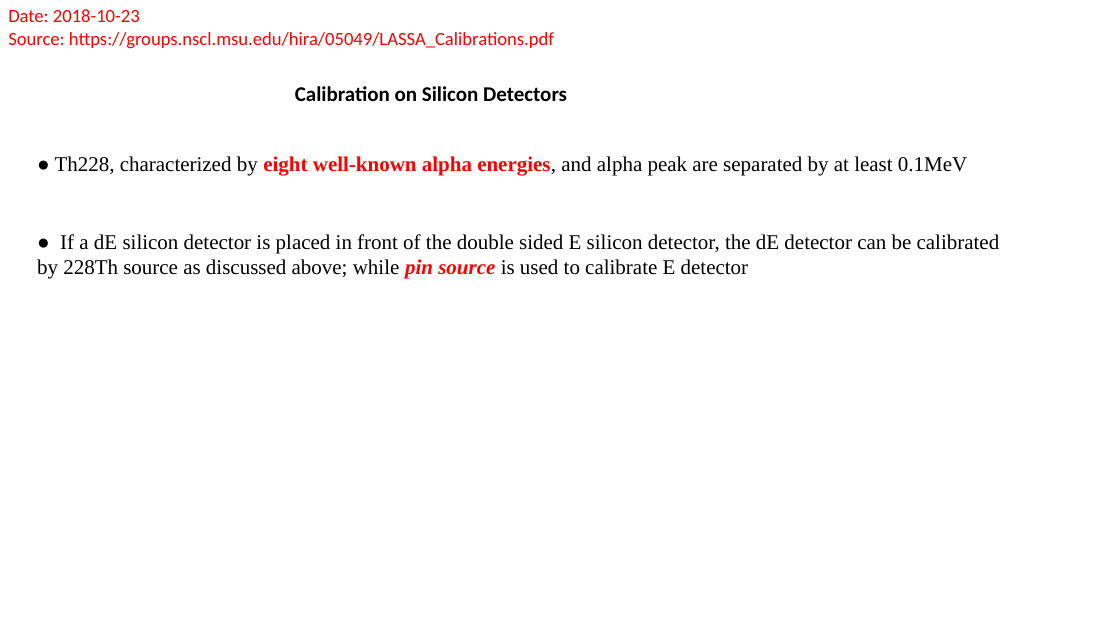
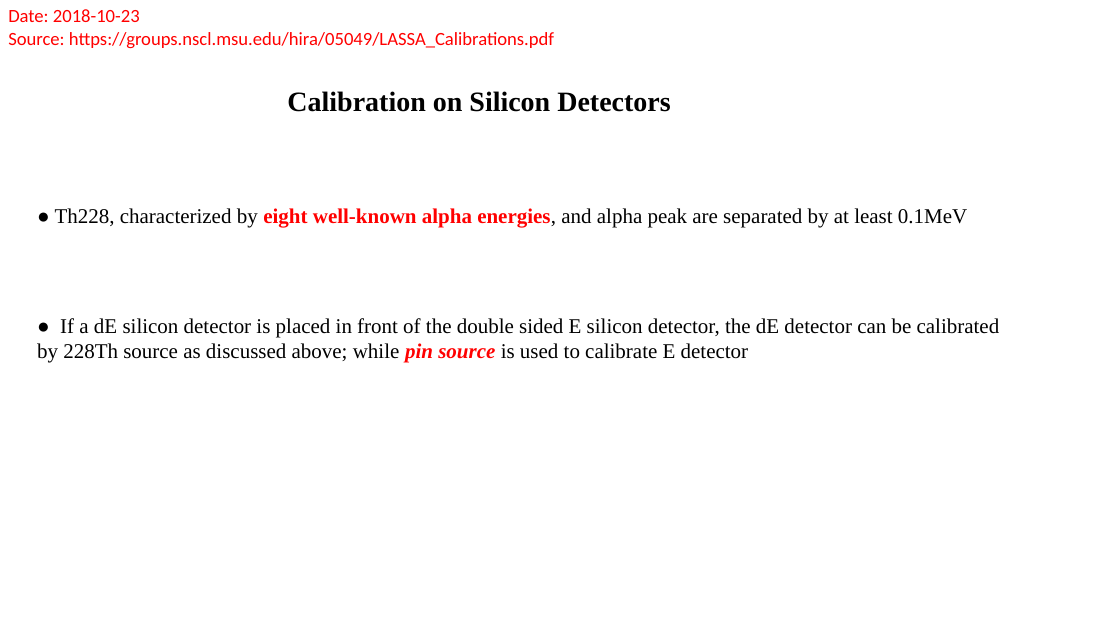
Before and after one commit to gfh16/StudyNotes, a slide deck: slide 3 of 03DE-E-Detector.pptx (slide 2 before the commit). Drawn at 1120x630 pixels with LibreOffice and Linux fonts; fonts in the diff are those of the drawing. Boxes give left, top, right and bottom in pixels: in the first picture for what was removed or moved away, otherwise in the second. Text is boxed around its words. In the diff, an @@ line names an element or a change of style, - is before the commit and + after.

Commit message:
double-sided silicon strip.

```diff
--- a/03DE-E-Detector.pptx
+++ b/03DE-E-Detector.pptx
@@ text "Calibration on Silicon Detectors": place and size @@
-text "Calibration on Silicon Detectors" at [295,86,567,101]
+text "Calibration on Silicon Detectors" at [287,91,670,112]
@@ text "Calibration on Silicon Detectors" at [287,91,670,112]: size 18 to 24 pt, font Calibri to Times New Roman @@
@@ text "● Th228, characterized by eight ...": place and size @@
-text "● Th228, characterized by eight ..." at [55,156,967,176]
+text "● Th228, characterized by eight ..." at [55,208,967,227]
@@ text "● If a dE silicon ...": place and size @@
-text "● If a dE silicon ..." at [37,234,1000,279]
+text "● If a dE silicon ..." at [37,318,1000,363]
```
Also in this commit, not shown: 1 other slide changed, 2 slides added.
